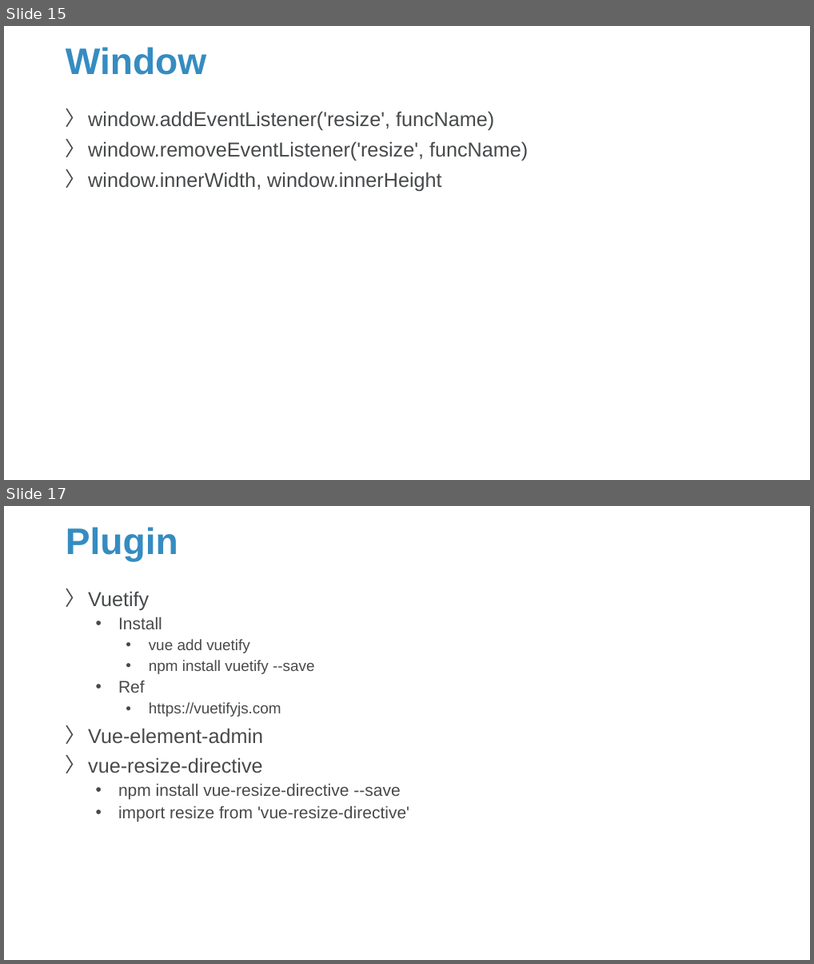
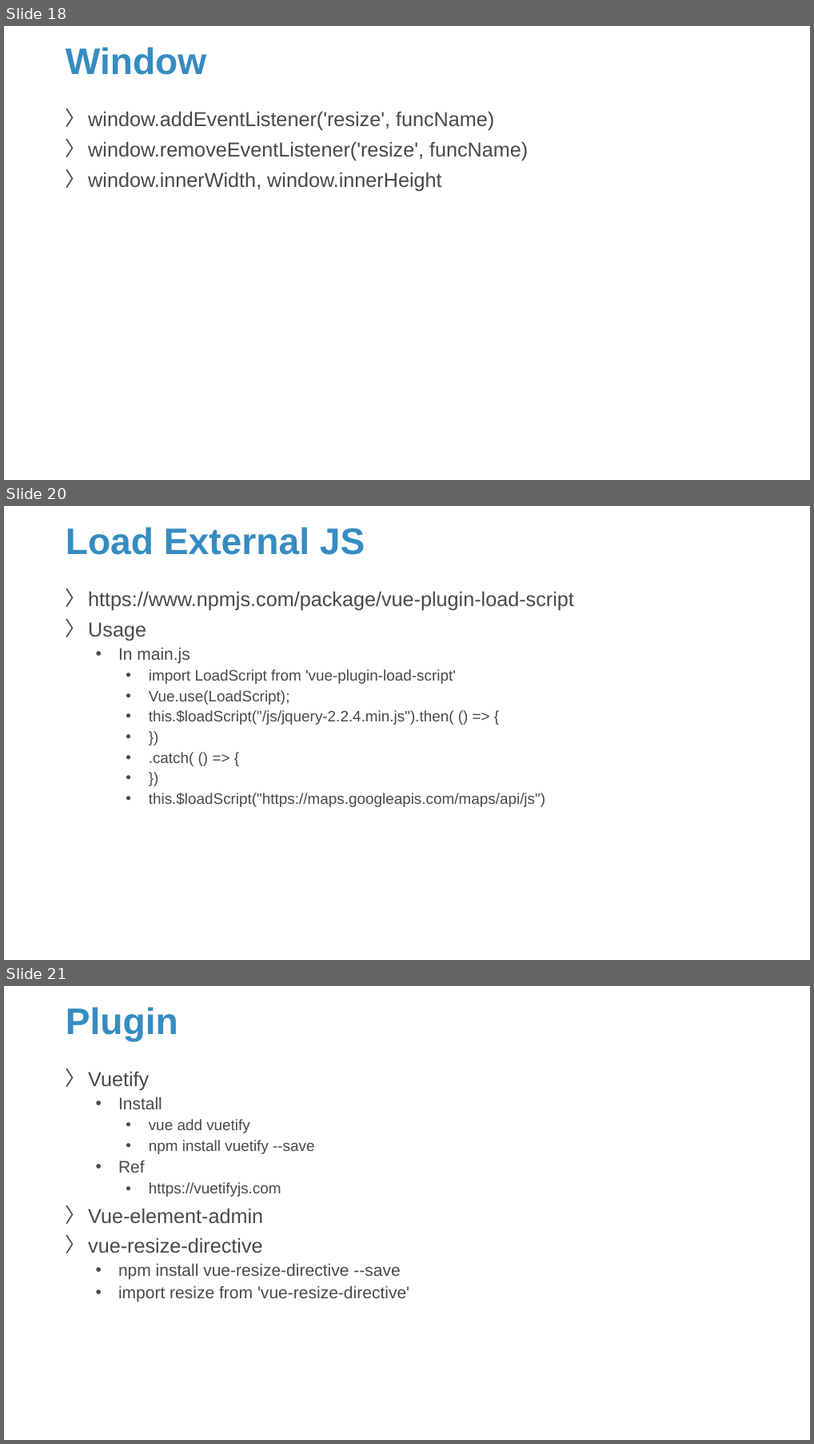
Before and after one commit to Sparks-Lu/TechNotes, a slide deck: Web/Vue-Notes.pptx. Shown one above the other, each under a label of ours: slides 15 and 17 before the commit, slides 18, 20 and 21 after it; the slides between them are not shown. The pictures are 814x964 and 814x1444 pixels, drawn with LibreOffice and Linux fonts; fonts in the diff are those of the drawing; background and template pictures are left out. Boxes give left, top, right and bottom in pixels: in the first picture for what was removed or moved away, otherwise in the second. Text is boxed around its words. In the diff, an @@ line names an element or a change of style, - is before the commit and + after.

```diff
--- a/Web/Vue-Notes.pptx
+++ b/Web/Vue-Notes.pptx
@@ slide 20 added at bbox=[4, 506, 810, 960], background picture (left out) @@
@@ title added at bbox=[66, 527, 365, 555], 44 pt, text #358CC1, bold @@
+Load External JS
@@ text added at bbox=[88, 591, 574, 807], 18 pt, text #47494B @@
+〉 https://www.npmjs.com/package/vue-plugin-load-script
+〉 Usage
+  • In main.js
+    • import LoadScript from 'vue-plugin-load-script'
+    • Vue.use(LoadScript);
+    • this.$loadScript("/js/jquery-2.2.4.min.js").then( () => {
+    • })
+    • .catch( () => {
+    • })
+    • this.$loadScript("https://maps.googleapis.com/maps/api/js")
@@ what was slide 15 is now slide 18 @@
@@ what was slide 17 is now slide 21 @@
```
Also in this commit, not shown: 2 slides changed, 9 other slides added, 11 other files.
